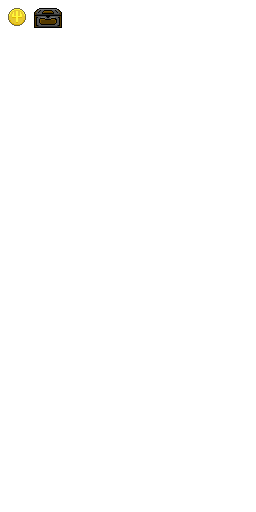
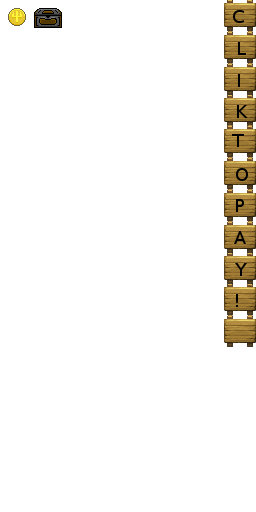
Two versions of the same layered image (256x512). Layer-by-layer changes:
added layer "Layer" above "Pasted Layer #2" over bbox(224, 0, 256, 347)
